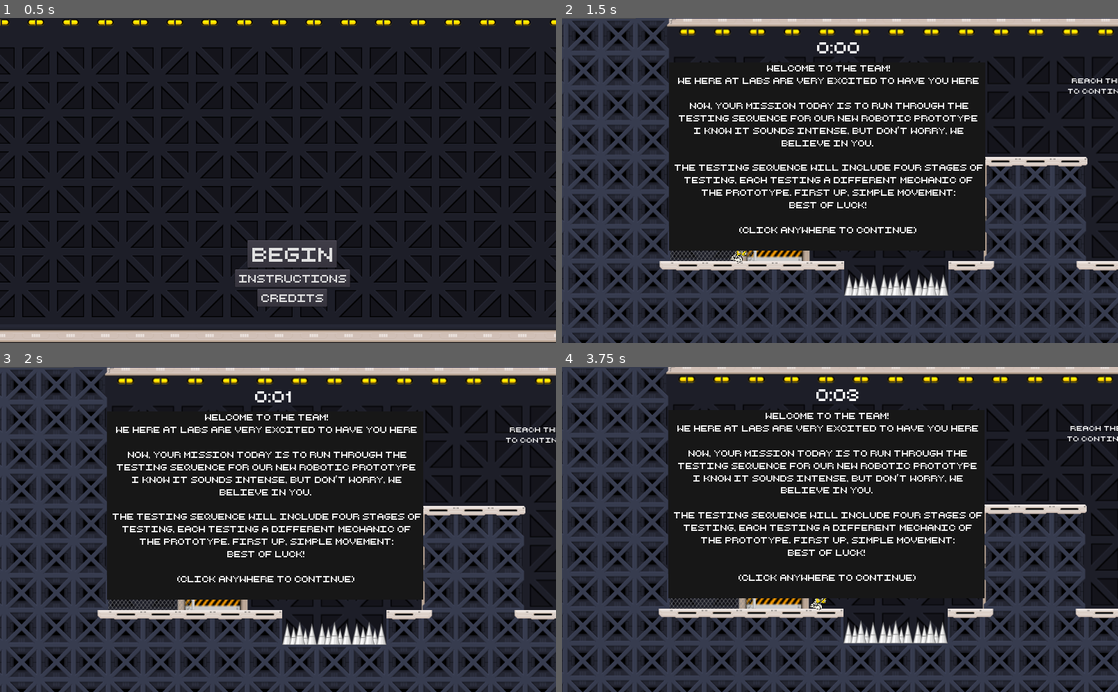
Above: before the commit, frames 1-4 (two rows, left to right).
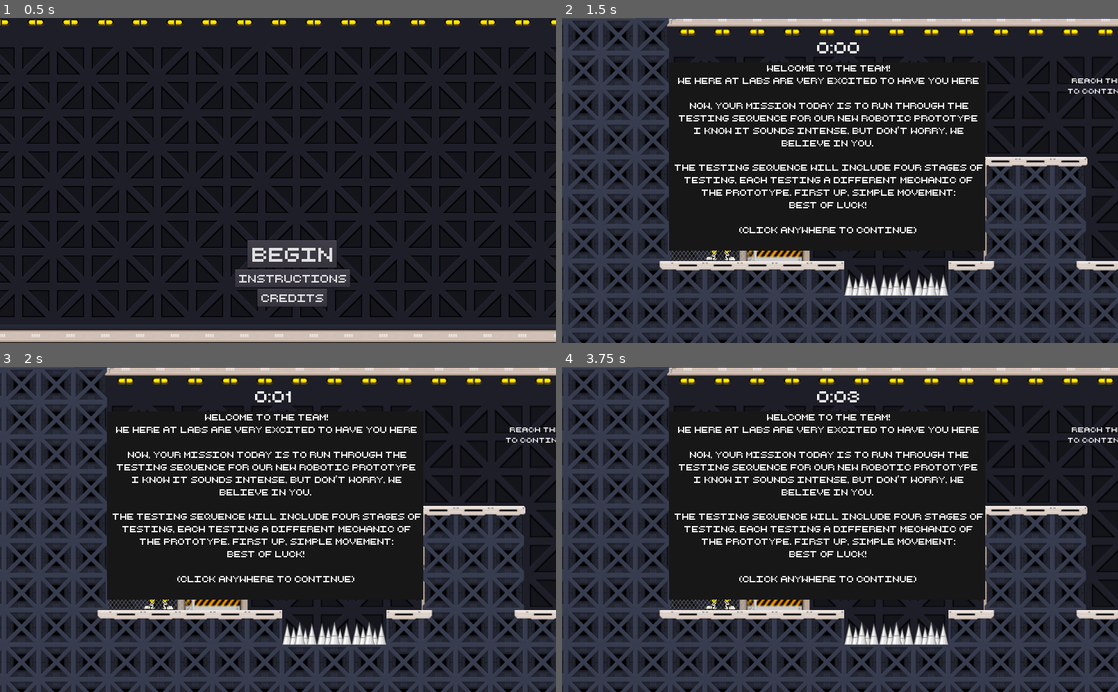
Above: after the commit, the same moments.

Repository: bsu-cs315/FP-LABS
Game: Godot game, scene res://src/TitleScreen.tscn
Same seed, same stepped clock (60 frames per second), same inputs: the game is played once before the commit and once after it.
Inputs:
- Up to frame 1 (0.5 s): no input
- Up to frame 2 (1.5 s): click "BEGIN" at 0.5 s; tap Enter at 1.25 s; hold Right (move_right) from 1.28 s (still down); tap Space (melee) at 1.35 s
- Up to frame 3 (2 s): keep holding Right (move_right); tap Up (jump) at 1.52 s
- Up to frame 4 (3.75 s): tap Space (melee) at 2, 2.1, 2.85, 3.6 s; tap Up (jump) at 2.27 s; release Right (move_right) at 2.78 s; hold Left (move_left) 2.78-3.53 s; tap Enter at 3.5 s; hold Right (move_right) from 3.53 s (still down)

Frame 1 is identical in both runs. In frame 2, 0.1% of the frame differs, in the area x 25-34%, y 71-76%; in frame 3, less than 0.1%; in frame 4, 18%, in the area x 0-100%, y 0-100%.
Error in both runs: Invalid operands 'RID' and 'int' in operator '=='. (res://src/Level-1.gd:85)

Commit message:
Add right and left melee collision areas
enable only current depending on player facing

Diff:
--- a/project/src/Player.gd
+++ b/project/src/Player.gd
@@ -15,8 +15,11 @@
 var jump_count := 0
 var melee_enabled := false
 var prev_anim : String
+var current_melee_collision : Area2D = melee_collision_right
 
 onready var player_sprite = $AnimatedSprite
+onready var melee_collision_right = $MeleeAreaRight/MeleeAreaRightShape
+onready var melee_collision_left = $MeleeAreaLeft/MeleeAreaLeftShape
 onready var player_cam = $PlayerCam
 onready var shake_timer = $ShakeTime
 onready var jump_player = $JumpSound
@@ -40,9 +43,11 @@
 	if Input.is_action_pressed("move_right"):
 		player_sprite.flip_h = false
 		_velocity.x = run_speed
+		current_melee_collision = melee_collision_right
 	elif Input.is_action_pressed("move_left"):
 		player_sprite.flip_h = true
 		_velocity.x = -run_speed
+		current_melee_collision = melee_collision_left
 	else:
 		_velocity.x = 0
 
@@ -74,6 +79,7 @@
 
 func attack_melee(current_anim):
 	prev_anim = current_anim
+	current_melee_collision.disabled = false
 	player_sprite.animation = "melee"
 	player_sprite.play()
 
--- a/project/src/Player.tscn
+++ b/project/src/Player.tscn
@@ -81,6 +81,9 @@
 [sub_resource type="RectangleShape2D" id=3]
 extents = Vector2( 31.0218, 51.3921 )
 
+[sub_resource type="RectangleShape2D" id=4]
+extents = Vector2( 12.2737, 50.4009 )
+
 [node name="Player" type="KinematicBody2D"]
 script = ExtResource( 19 )
 
@@ -88,7 +91,6 @@
 scale = Vector2( 0.2, 0.2 )
 frames = SubResource( 1 )
 animation = "idle"
-frame = 7
 
 [node name="PlayerShape" type="CollisionShape2D" parent="."]
 position = Vector2( -4.48985, 2.24493 )
@@ -109,6 +111,19 @@
 [node name="PlayerAreaShape" type="CollisionShape2D" parent="PlayerArea"]
 position = Vector2( -4.48985, 2.24493 )
 shape = SubResource( 3 )
+
+[node name="MeleeAreaRight" type="Area2D" parent="."]
+
+[node name="MeleeAreaRightShape" type="CollisionShape2D" parent="MeleeAreaRight"]
+position = Vector2( 41.9526, 2.24747 )
+shape = SubResource( 4 )
+
+[node name="MeleeAreaLeft" type="Area2D" parent="."]
+position = Vector2( -82.4069, 0.749176 )
+
+[node name="MeleeAreaLeftShape" type="CollisionShape2D" parent="MeleeAreaLeft"]
+position = Vector2( 41.9526, 2.24747 )
+shape = SubResource( 4 )
 
 [node name="JumpSound" type="AudioStreamPlayer" parent="."]
 stream = ExtResource( 25 )
Not shown: 1 places in project/src/Player.tscn that only renumber resources
